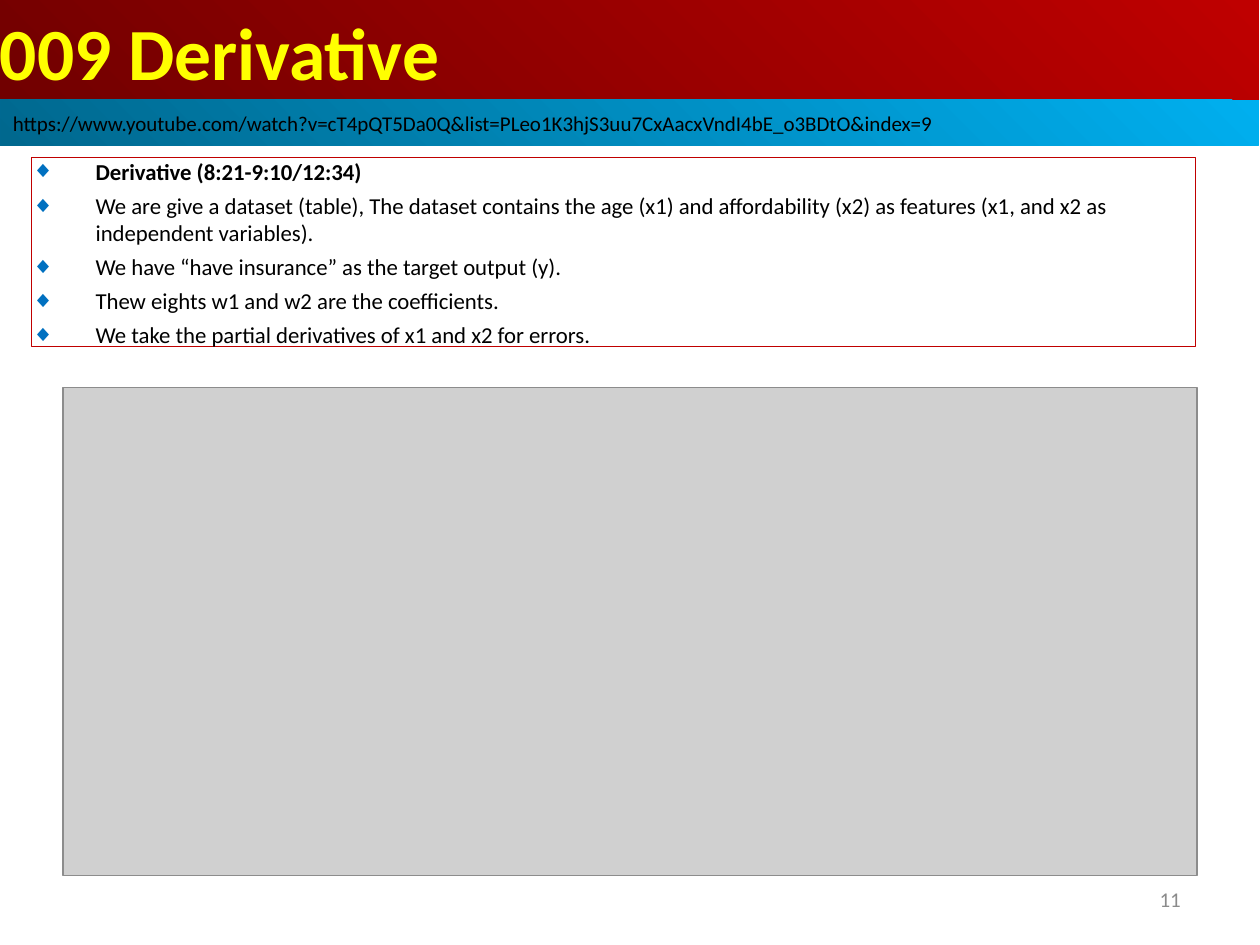
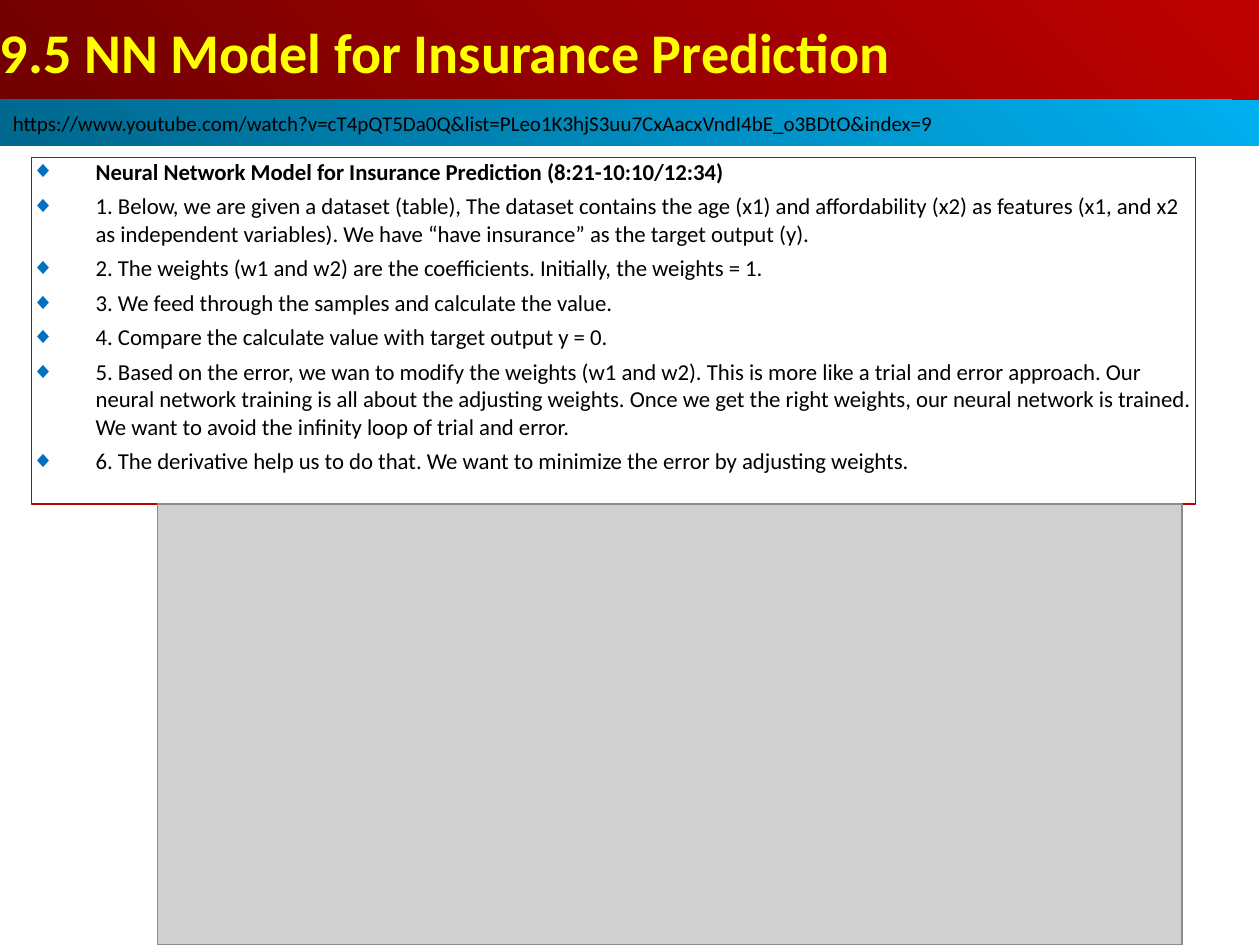
Before and after one commit to peterhchen/AIU_CS512_DL, a slide deck: slide 18 of 000_Lecture_Project/week02/01_Lecture/09_Derivative.ppt (slide 11 before the commit). Drawn at 1260x945 pixels with LibreOffice and Linux fonts; fonts in the diff are those of the drawing; grey boxes stand for pictures. Boxes give left, top, right and bottom in pixels: in the first picture for what was removed or moved away, otherwise in the second. Text is boxed around its words. In the diff, an @@ line names an element or a change of style, - is before the commit and + after.

Commit message:
Derivative
1. What is slope vs. Derivatives?
2. What is the Power rule and Sum rule?
3. Derivative and Partial Derivative
4. WHt Derivative to Deep Learning?
5. Neural Network Model for Insurance Prediction

```diff
--- a/000_Lecture_Project/week02/01_Lecture/09_Derivative.ppt
+++ b/000_Lecture_Project/week02/01_Lecture/09_Derivative.ppt
@@ text in rectangle at [0, 33, 889, 74]: text changed; size 42 to 32 pt @@
-009 Derivative
+9.5 NN Model for Insurance Prediction
@@ rectangle "Neural Network Model for Insurance ...": place and size @@
-rectangle "Neural Network Model for Insurance ..." at [32, 158, 1196, 346]
+rectangle "Neural Network Model for Insurance ..." at [32, 158, 1196, 504]
@@ text in rectangle at [96, 163, 1190, 473]: text changed @@
-◆ Derivative (8:21-9:10/12:34)
-◆ We are give a dataset (table), The dataset contains the age (x1) and affordability (x2) as features (x1, and x2 as independent variables).
-◆ We have “have insurance” as the target output (y).
-◆ Thew eights w1 and w2 are the coefficients.
-◆ We take the partial derivatives of x1 and x2 for errors.
+◆ Neural Network Model for Insurance Prediction (8:21-10:10/12:34)
+◆ 1. Below, we are given a dataset (table), The dataset contains the age (x1) and affordability (x2) as features (x1, and x2 as independent variables). We have “have insurance” as the target output (y).
+◆ 2. The weights (w1 and w2) are the coefficients. Initially, the weights = 1.
+◆ 3. We feed through the samples and calculate the value.
+◆ 4. Compare the calculate value with target output y = 0.
+◆ 5. Based on the error, we wan to modify the weights (w1 and w2). This is more like a trial and error approach. Our neural network training is all about the adjusting weights. Once we get the right weights, our neural network is trained. We want to avoid the infinity loop of trial and error.
+◆ 6. The derivative help us to do that. We want to minimize the error by adjusting weights.
@@ picture: place and size @@
-picture at [63, 388, 1197, 876]
+picture at [158, 504, 1182, 945]
@@ page number at [1160, 887, 1181, 913]: text changed @@
-11
+18
```
Also in this commit, not shown: 13 other slides changed, 8 slides added.
